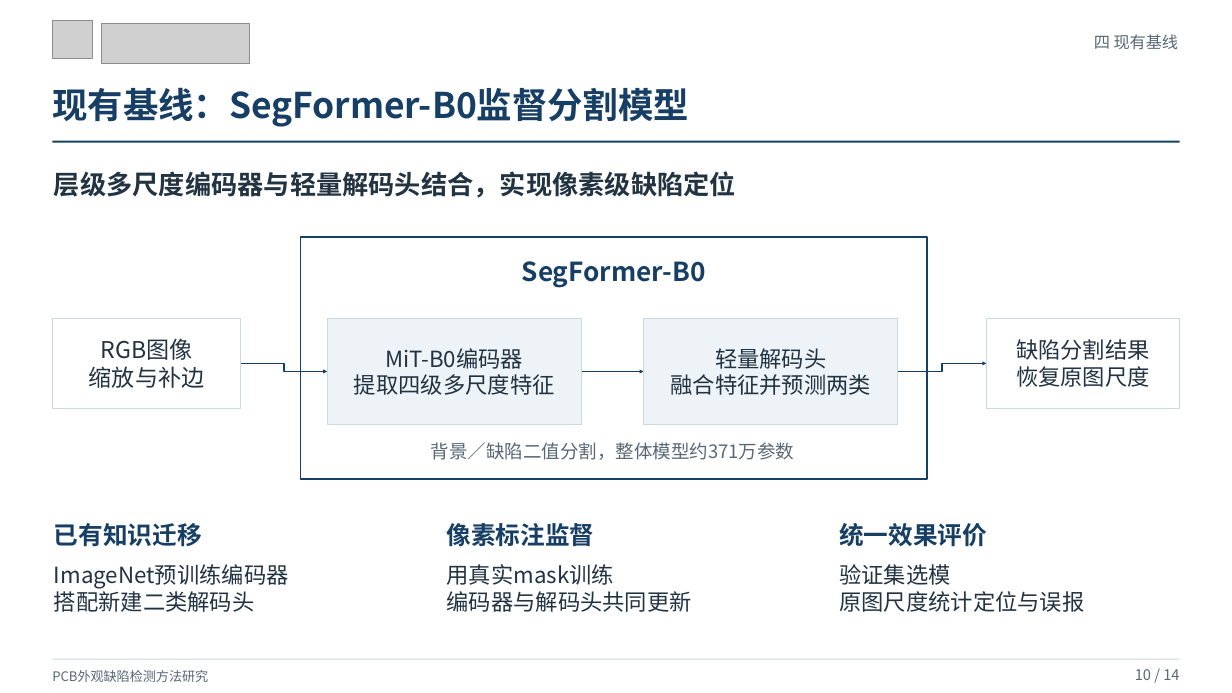
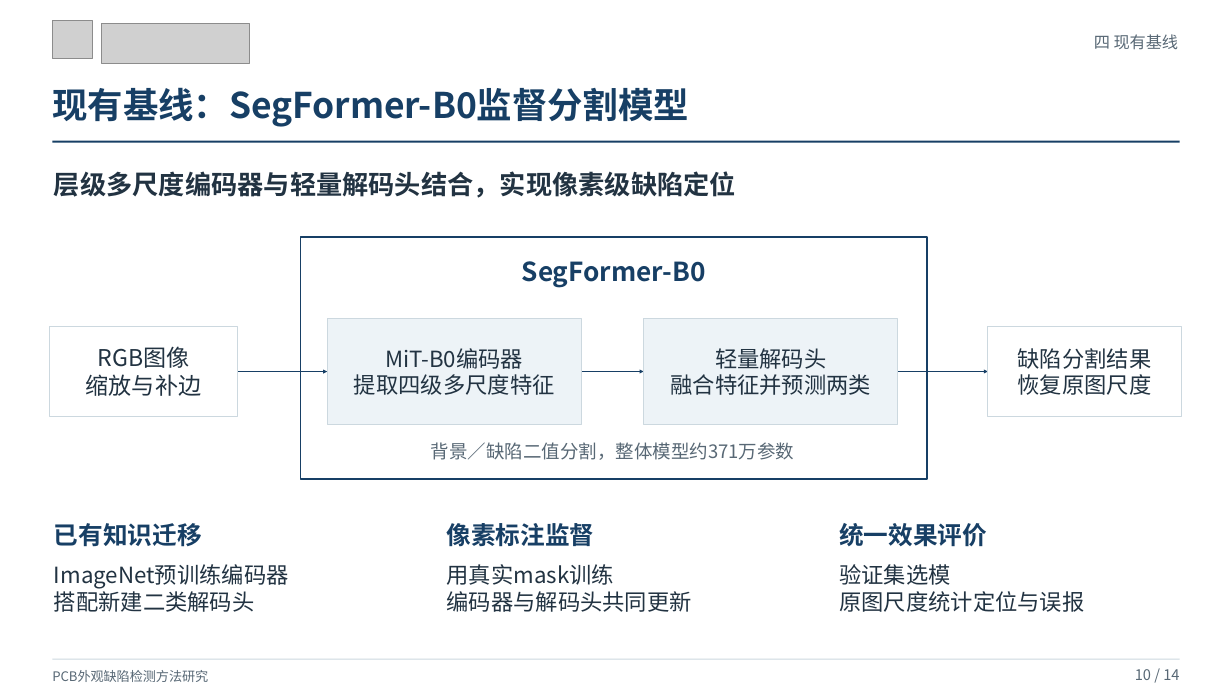
Before and after one commit to lrw-666/AI_Try, a slide deck: slide 10 of docs/presentations/pcb-thesis-proposal/pcb-thesis-proposal-optimized-20261118.pptx. Drawn at 1232x693 pixels with LibreOffice and Linux fonts; fonts in the diff are those of the drawing; grey boxes stand for pictures. Boxes give left, top, right and bottom in pixels: in the first picture for what was removed or moved away, otherwise in the second. Text is boxed around its words. In the diff, an @@ line names an element or a change of style, - is before the commit and + after.

```diff
--- a/docs/presentations/pcb-thesis-proposal/pcb-thesis-proposal-optimized-20261118.pptx
+++ b/docs/presentations/pcb-thesis-proposal/pcb-thesis-proposal-optimized-20261118.pptx
@@ rectangle "RGB图像": place and size @@
-rectangle "RGB图像" at (52, 319, 241, 408)
+rectangle "RGB图像" at (50, 327, 238, 416)
@@ rectangle "缺陷分割结果": place and size @@
-rectangle "缺陷分割结果" at (986, 319, 1179, 408)
+rectangle "缺陷分割结果" at (987, 327, 1180, 416)
@@ elbow arrow moved from (241, 364) - (327, 372) to (238, 372) - (327, 372) @@
@@ elbow arrow moved from (898, 372) - (986, 364) to (898, 372) - (987, 372) @@
```
Also in this commit, not shown: 13 other slides changed, 2 other files.
